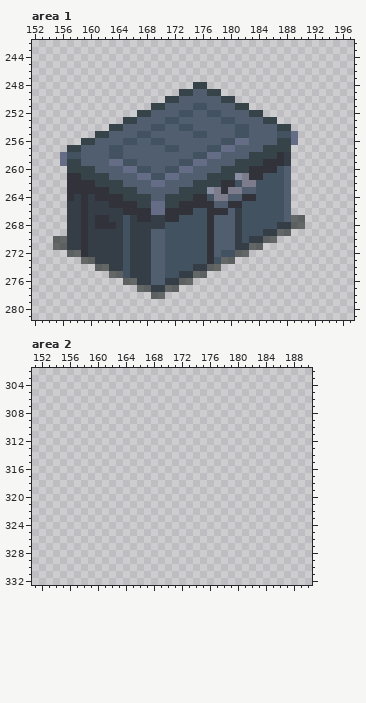
Edited in one commit: pixel-art file (res/tiled/ase/structures.ase). Above is the file before it was changed.
451x368 pixels, 1 frame. Colours within 5 levels of each other are drawn and written as one. Shown: area 1: x 152..197, y 242..281; area 2: x 151..190, y 302..332. The old version is drawn lined up with the new one. The commit also changed other parts of the picture, which this record leaves out.
And afterwards:
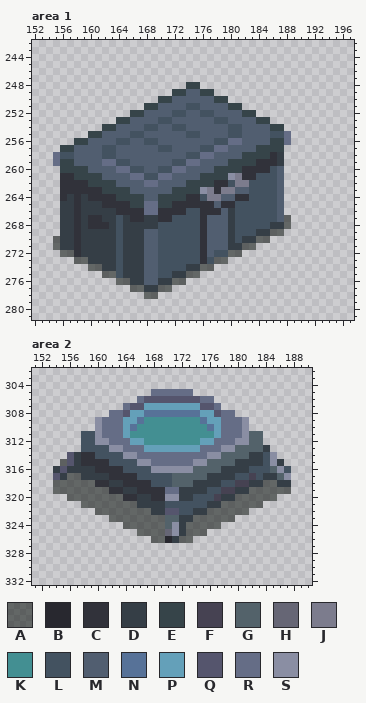
Palette (. is transparent): A #191f1c96  B #28282f  C #31323a  D #353e46  E #364449  F #464252  G #53626a  H #666675  J #7c7c8d  K #438f92  L #435260  M #515e70  N #577298  P #64a0b9  Q #55556d  R #656d86  S #8a8ea3
Changes in this commit:
canvas 451x368 -> 453x368; drawings rearranged on the sheet (the old picture shows each at its new place)
Changed rows in their new state; - is an unchanged pixel.
Area 1:
first column x 155:
248 -------------------E-.--------------
249 -----------------E-M-E-.------------
250 ---------------E-M-----E-.----------
251 -------------E-M---L-M---E-.--------
252 -----------E-M---L-M-L-M---E-.------
253 ---------E-M---L-M-----L-M---E-.----
254 -------E-M---L-M-L-M-----L-M---E-.--
255 -----E-M---L-M-----L-M---L-M---L-R.-
256 ---E-M---L-M-L-M-------L-R-M---E-R.-
257 -E-M---L-M-----L-M---L-R-M---E---.--
258 RL-M---L-M---------L-R-M---E---CD.--
259 RE-M---R-L-M-----L-R-M---E---C--D.--
260 -E---M---R-L-M-L-R-M---E---C---LM.--
261 -C-E---M---R-L-R-M---E---SJC-L--M.--
262 -C---E---M---R-M---E---C-LJ-L---M.--
263 -C-----E---M-----E---SJCJ-M-L---M.--
264 -CDCDC---E---M-E---C-LJ-M-C-L---M.--
265 -D-CD--C---E-R-E-C------C-L-----M.--
266 -D-CD----C---R-C---L-C--MDL-----M.--
267 -D-CDC-D-LDC-D-C-L---CM--DL-----MA..
268 -D-CDC--DLD----L-----CM--DL----D-A..
269 -D-CD----LD--M-L-----CM--DL--D-A-.--
270 -D-CD----LD--M-L-----CM--DLD-A-.----
271 -D-CD----LD--M-L-----CM--D-A-.------
272 -A-CD----LD--M-L-----CML-A-.--------
273 ---A-D---LD--M-L-----CLA-.----------
274 -----A-D-LD--M-L---D-A-.------------
275 -------A-LD--M-L-D-A-.--------------
276 ---------A-D-M-D-A-.----------------
277 -----------A-D-A-.------------------
278 -------------A-.--------------------
Area 2:
first column x 154:
305 --------------RRRRRR--------------
306 ------------RQQQQQQQQRR-----------
307 ----------RQQPPPPPPPPQQR----------
308 --------RRQPPNNNNNNNNPPQRR--------
309 ------SRRRPPNKKKKKKKKNPPRRRS------
310 ------SRRRPNKKKKKKKKKKNPRRRS------
311 ----LLSRRRPKKKKKKKKKKKKPRRRSGG----
312 ----LLSSRRRPPKKKKKKKKPPRRRSSGG----
313 ----LLLLSSRRRPPPPPPPPRRRSSGGGGD---
314 --QDCCLLLLSSRRRRRRRRRRSSGGGGDDLS--
315 -AQDCCCCLLLLSSRRRRRRSSGGGGDDDDLSD-
316 DQDDDDCCCCLLLLSSSSSSGGGGDDDDLLLGSL
317 QDAADDDDCCCCLLLLLGGGGGDDDDLLFLDDGS
318 AAAAAACCDDCCCCLLLGGGDDDDLLFFDDAADD
319 AAAAAAAACCDDCCCCRRDDDDLLFFDDAAAAAA
320 --AAAAAAAACCDDCCSSDDLLLFDDAAAAAA--
321 ----AAAAAAAADDDDLLLLLLDDAAAAAA----
322 ------AAAAAAAADDQQLLDDAAAAAA------
323 --------AAAAAAAAGGDDAAAAAA--------
324 ----------AAAAAAGSDAAAAA----------
325 ------------AAAAHSDAAA------------
326 --------------AABDAA--------------
Boxes around the changes in both pictures, in picture pixels (x1, y1, x2, y2):
changed: (53, 82, 305, 299)
added: (53, 389, 291, 543)
